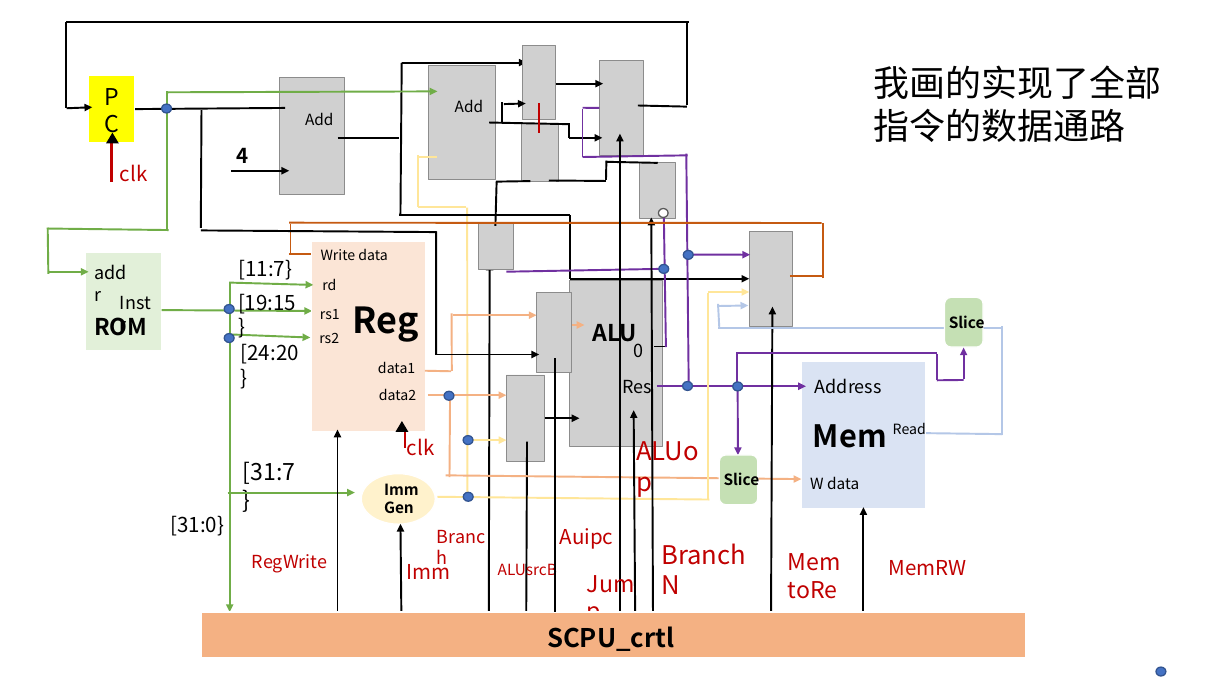
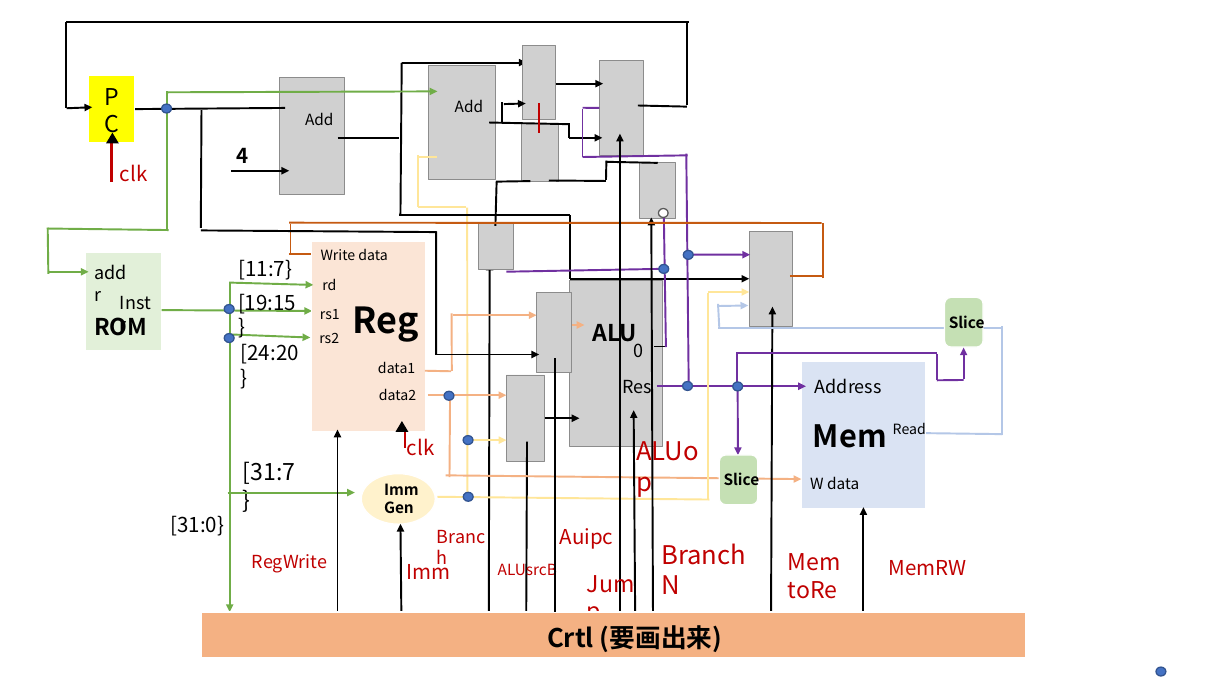
Before and after one commit to weichow23/zju_course, a slide deck: slide 2 of 计算机组成/复习ppt/4_1 单周期CPU.pptx. Drawn at 1232x693 pixels with LibreOffice and Linux fonts; fonts in the diff are those of the drawing; grey boxes stand for pictures. Boxes give left, top, right and bottom in pixels: in the first picture for what was removed or moved away, otherwise in the second. Text is boxed around its words. In the diff, an @@ line names an element or a change of style, - is before the commit and + after.

```diff
--- a/计算机组成/复习ppt/4_1 单周期CPU.pptx
+++ b/计算机组成/复习ppt/4_1 单周期CPU.pptx
@@ text removed at bbox=[874, 65, 1161, 142] @@
-我画的实现了全部指令的数据通路
@@ text at bbox=[547, 625, 722, 652]: text changed @@
-SCPU_crtl
+Crtl (要画出来)
```
Also in this commit, not shown: 10 other files.
